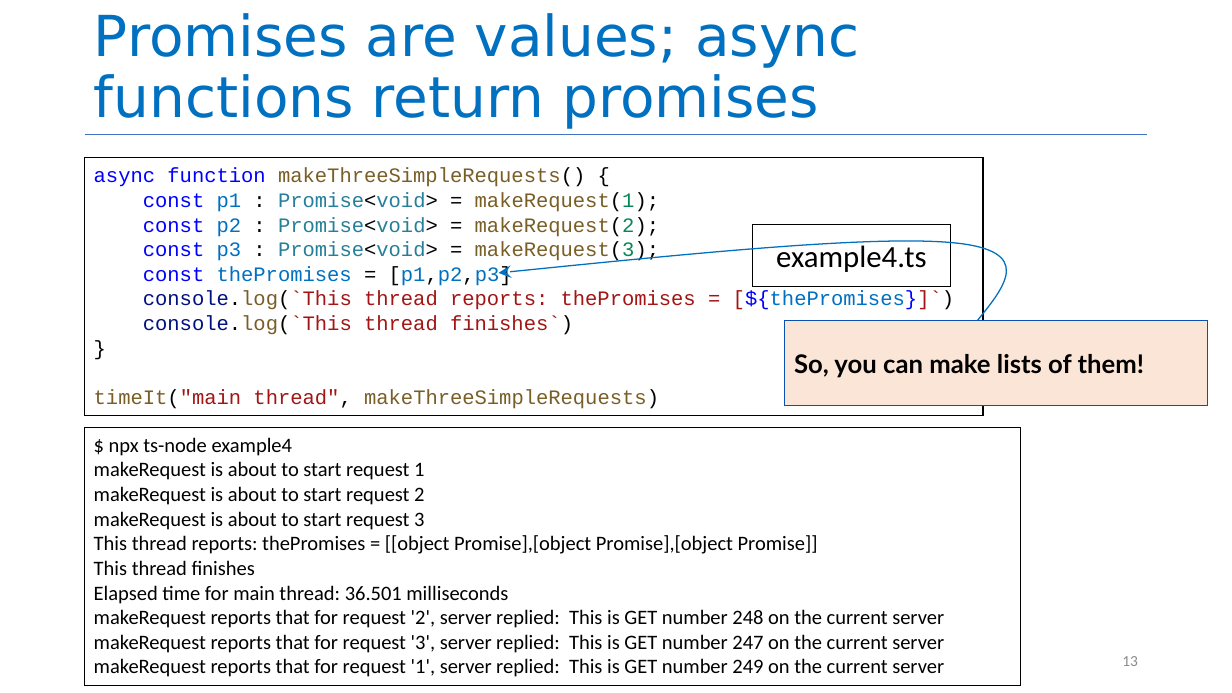
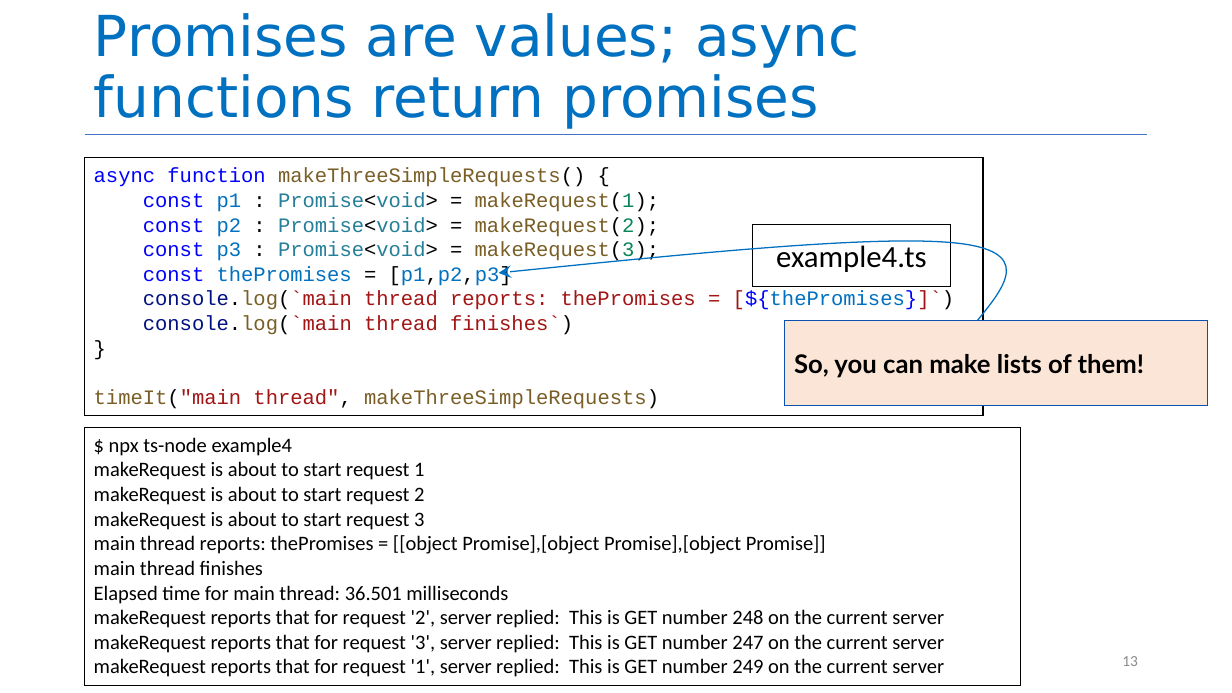
Before and after one commit to neu-se/CS4530-Spring-2023, a slide deck: slide 13 of Slides/Module 05 Concurrency Patterns in Typescript.pptx. Drawn at 1232x693 pixels with LibreOffice and Linux fonts; fonts in the diff are those of the drawing. Boxes give left, top, right and bottom in pixels: in the first picture for what was removed or moved away, otherwise in the second. Text is boxed around its words. In the diff, an @@ line names an element or a change of style, - is before the commit and + after.

```diff
--- a/Slides/Module 05 Concurrency Patterns in Typescript.pptx
+++ b/Slides/Module 05 Concurrency Patterns in Typescript.pptx
@@ text in rectangle at [143, 291, 955, 335]: text changed @@
-console.log(`This thread reports: thePromises = [${thePromises}]`)
-console.log(`This thread finishes`)
+console.log(`main thread reports: thePromises = [${thePromises}]`)
+console.log(`main thread finishes`)
@@ text in rectangle at [94, 535, 826, 575]: text changed @@
-This thread reports: thePromises = [[object Promise],[object Promise],[object Promise]]
-This thread finishes
+main thread reports: thePromises = [[object Promise],[object Promise],[object Promise]]
+main thread finishes
```
Also in this commit, not shown: 3 other slides changed, 1 other file.
